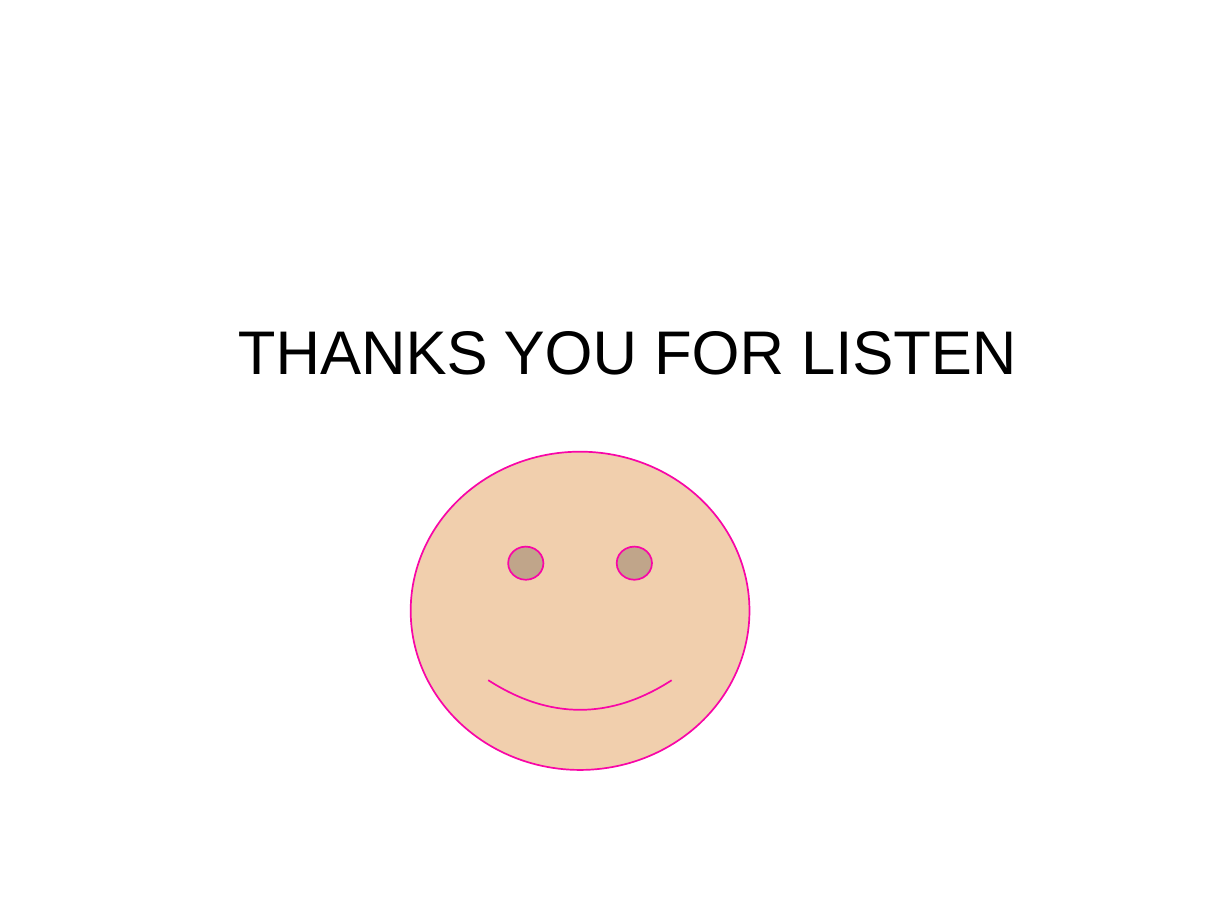
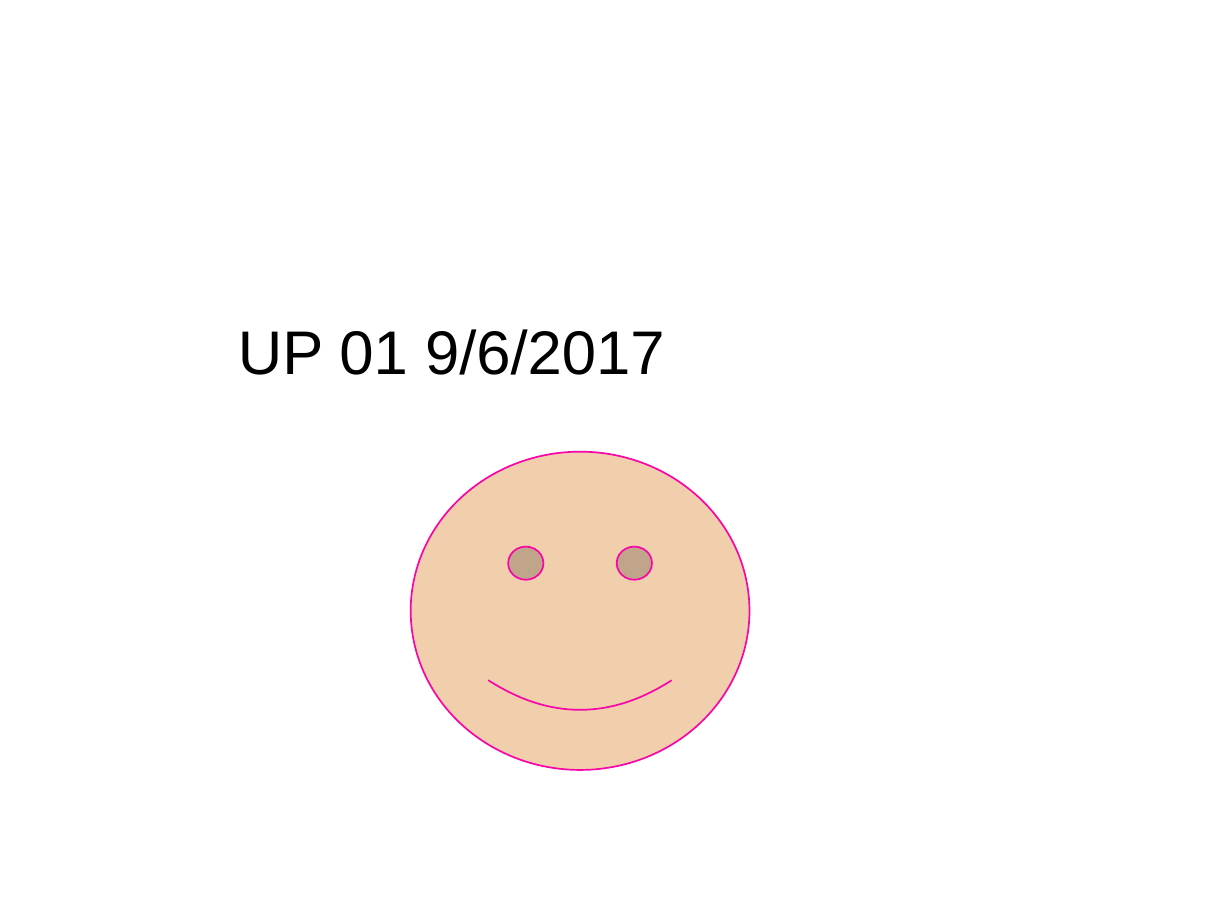
Before and after one commit to vothihoangyen/demo8-6-2017, a slide deck: slide 1 of 1.pptx. Drawn at 1232x924 pixels with LibreOffice and Linux fonts; fonts in the diff are those of the drawing; background and template pictures are left out. Boxes give left, top, right and bottom in pixels: in the first picture for what was removed or moved away, otherwise in the second. Text is boxed around its words. In the diff, an @@ line names an element or a change of style, - is before the commit and + after.

Commit message:
up 01 9/6/2017

```diff
--- a/1.pptx
+++ b/1.pptx
@@ text at [238, 329, 665, 375]: text changed @@
-THANKS YOU FOR LISTEN
+UP 01 9/6/2017
```
